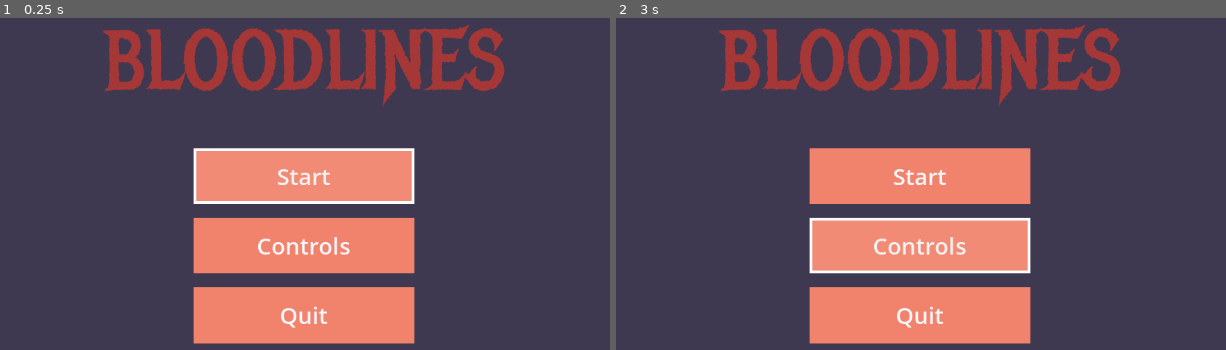
Above: before the commit, frames 1-2 (left to right).
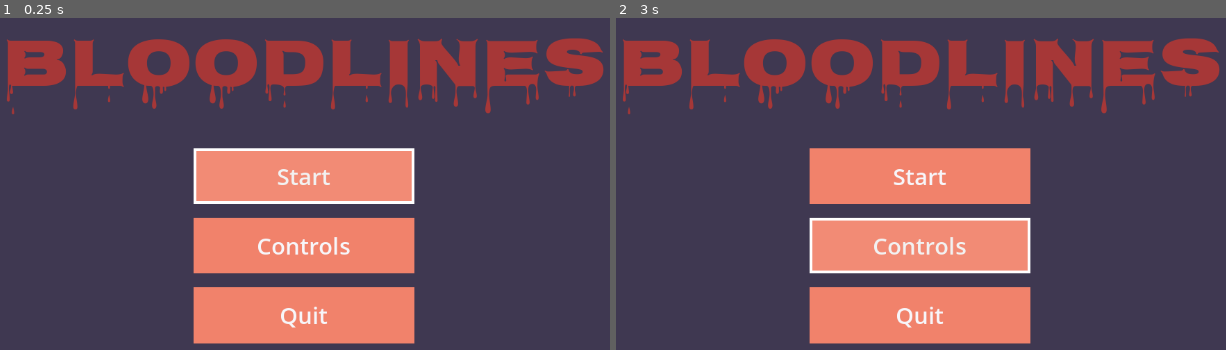
Above: after the commit, the same moments.

Repository: Khuselonditha/truth_and_consequences
Game: Godot game, scene res://Screens/MainMenu/MainMenu.tscn
Same seed, same stepped clock (60 frames per second), same inputs: the game is played once before the commit and once after it.
Inputs:
- Up to frame 1 (0.25 s): no input
- Up to frame 2 (3 s): click "Start" at 0.5 s; click "Start" at 1.25 s; click "Start" at 2 s; click "Controls" at 2.75 s

The runs differ from the first frame. In frame 1, 11% of the frame differs, in the area x 1-100%, y 2-29%; in frame 2, 11%.

Commit message:
After changing the title logo

Diff:
--- a/Screens/MainMenu/MainMenu.tscn
+++ b/Screens/MainMenu/MainMenu.tscn
@@ -1,7 +1,7 @@
 [gd_scene load_steps=8 format=3 uid="uid://b83m0d5hmk8qx"]
 
 [ext_resource type="Script" uid="uid://dpml2dw44cr88" path="res://Screens/MainMenu/MainMenu.gd" id="1_e1qn7"]
-[ext_resource type="FontFile" uid="uid://dq71jacs2l8l6" path="res://Interface/Fonts/TitleFonts/Metal_Mania/MetalMania-Regular.ttf" id="3_5f575"]
+[ext_resource type="FontFile" uid="uid://6wu4eccuq1hi" path="res://Interface/Fonts/TitleFonts/Nosifer/Nosifer-Regular.ttf" id="3_5f575"]
 
 [sub_resource type="StyleBoxFlat" id="StyleBoxFlat_uemt4"]
 bg_color = Color(0.945098, 0.509804, 0.419608, 1)
@@ -101,5 +101,5 @@
 grow_horizontal = 2
 theme_override_colors/font_color = Color(0.65, 0.21449998, 0.21449998, 1)
 theme_override_fonts/font = ExtResource("3_5f575")
-theme_override_font_sizes/font_size = 120
+theme_override_font_sizes/font_size = 100
 text = "BLOODLINES"
